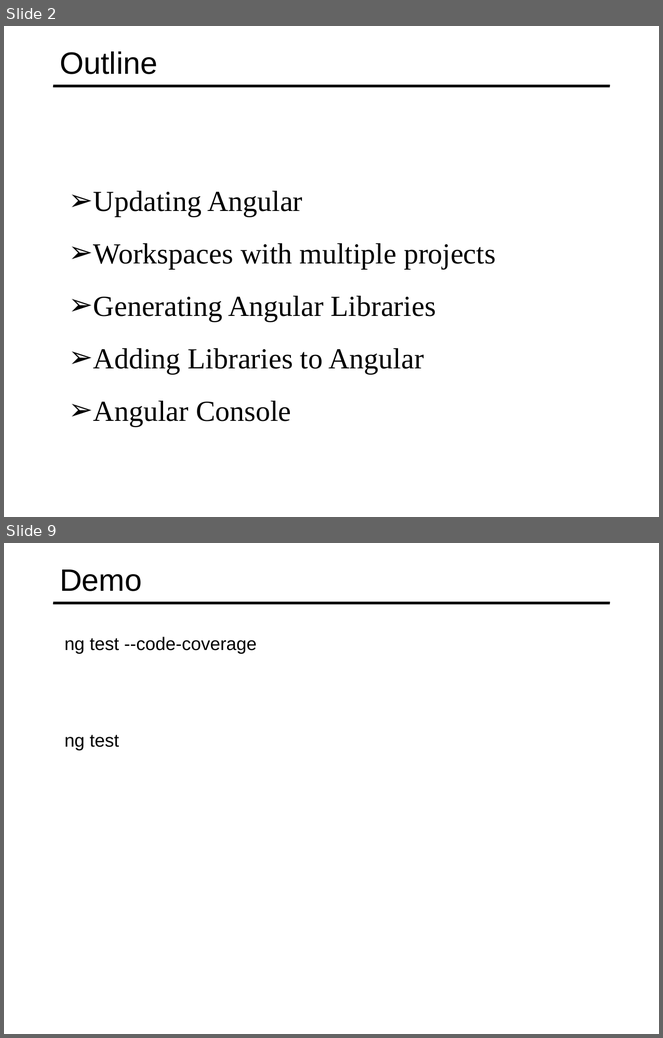
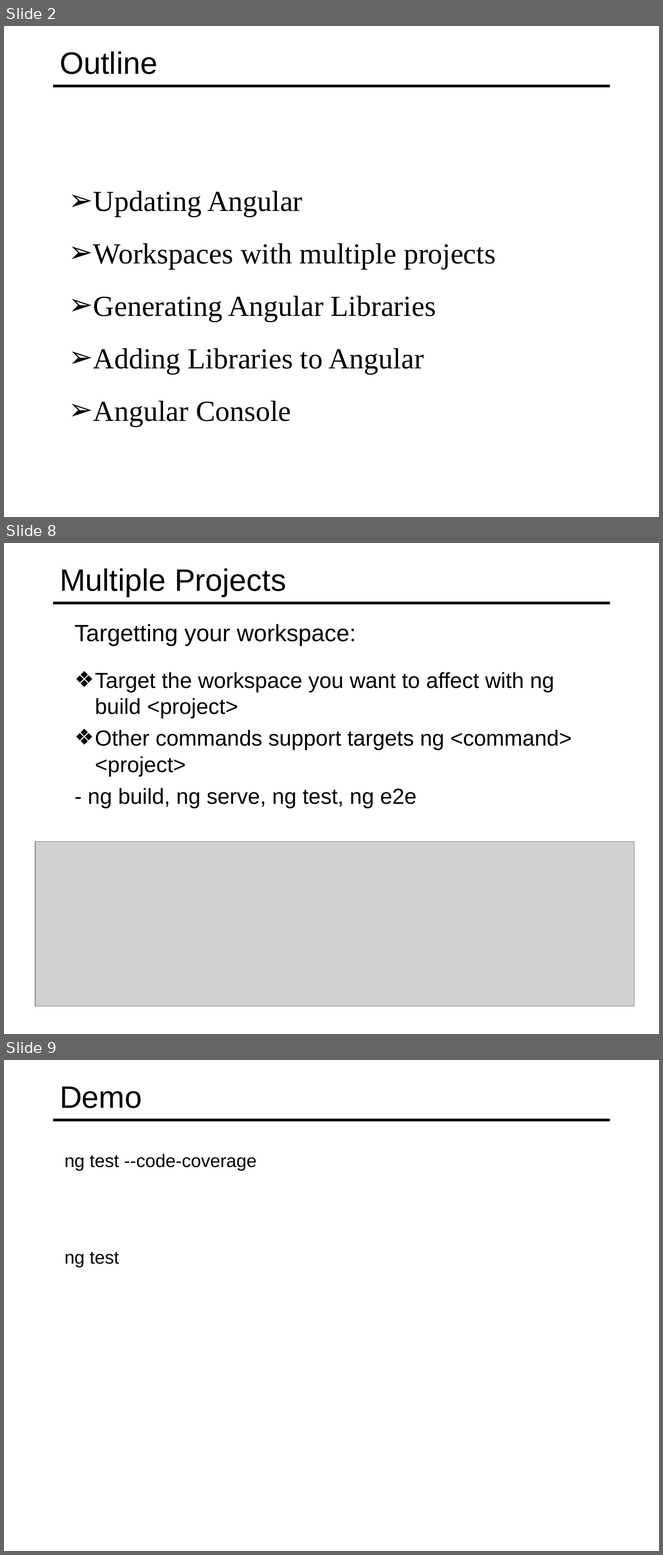
Before and after one commit to specter01wj/Jago_Link_Training, a slide deck: Angular/Angular7/Angular CLI/8.Tooling Features/L8_Tooling Features.ppt. Shown one above the other, each under a label of ours: slides 2 and 9 before the commit, slides 2, 8 and 9 after it; the slides between them are not shown. The pictures are 663x1038 and 663x1555 pixels, drawn with LibreOffice and Linux fonts; fonts in the diff are those of the drawing; grey boxes stand for pictures. Boxes give left, top, right and bottom in pixels: in the first picture for what was removed or moved away, otherwise in the second. Text is boxed around its words. In the diff, an @@ line names an element or a change of style, - is before the commit and + after.

```diff
--- a/Angular/Angular7/Angular CLI/8.Tooling Features/L8_Tooling Features.ppt
+++ b/Angular/Angular7/Angular CLI/8.Tooling Features/L8_Tooling Features.ppt
@@ slide 8 added at bbox=[4, 543, 659, 1034], background #FFFFFF; not listed: 1 template element that a slide beside it also shows @@
@@ title added at bbox=[60, 568, 286, 596], 34 pt, text #000000 @@
+Multiple Projects
@@ text added at bbox=[75, 624, 356, 646], 25.9 pt, text #000000 @@
+  Targetting your workspace:
@@ text added at bbox=[88, 672, 572, 808], 24 pt, text #000000 @@
+  ❖ Target the workspace you want to affect with ng build <project>
+  ❖ Other commands support targets ng <command> <project>
+  - ng build, ng serve, ng test, ng e2e
@@ picture added at bbox=[35, 842, 635, 1006] @@
```
Also in this commit, not shown: 4 slides changed, 8 other slides added, 5 slides removed.
